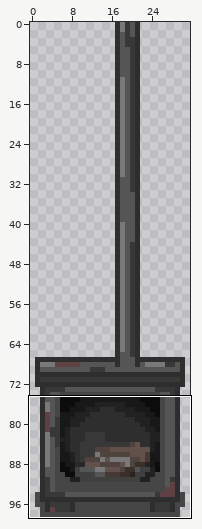
Pixel-art file -- Assets/Graphics/WorldObjects/WoodStove.aseprite. Above: a wide view before the commit, with the close-up outlined.
Close-up. Before the edit:
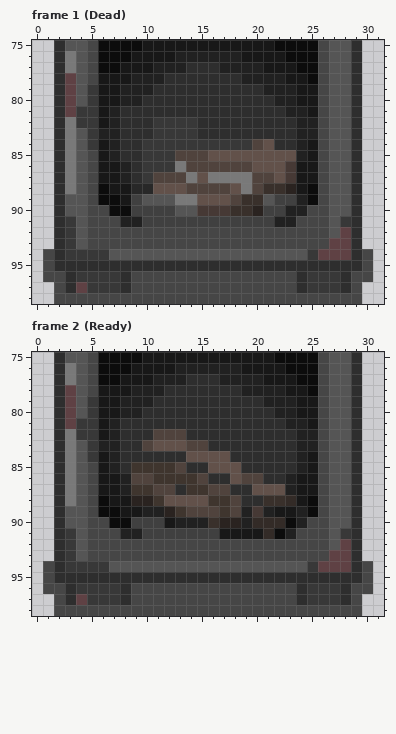
32x99 pixels, 7 frames. Colours within 5 levels of each other are drawn and written as one. Shown: frame 1 (Dead): x 0..31, y 75..98; frame 2 (Ready): x 0..31, y 75..98. The commit also changed other frames or places, which this record leaves out.
Now the later version:
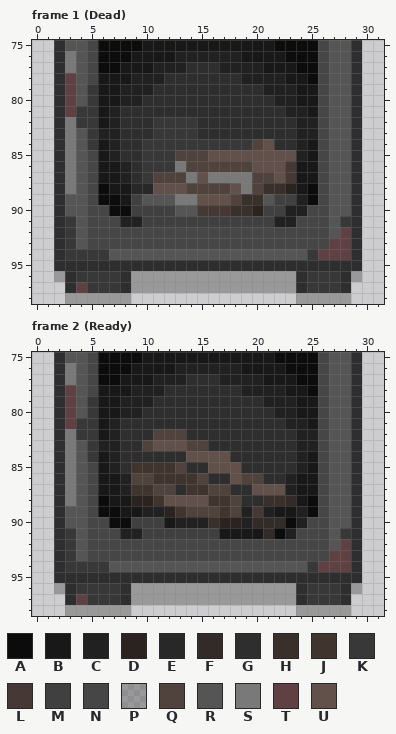
Palette (. is transparent): A #0c0c0c  B #181818  C #212121  D #2a2320  E #282828  F #332b27  G #2e2e2e  H #39302b  J #3f352e  K #383838  L #463935  M #404040  N #464646  P #46464663  Q #50433d  R #555555  S #797979  T #5f4144  U #62514a
Edits made:
layer "Layer 4" opacity 39% added
--- frame 1 (Dead), layer "Layer 1"
@@ x 0..31 @@
 93 ..GKRNNNNNNNNNNNNNNNNNNNNNNTTG..
-94 .NGKKKKRRRRRRRRRRRRRRRRRRKTTTGN.
-95 .NGGGGGGGGGGGGGGGGGGGGGGGGGGGGN.
-96 .NNGKKKKGNNNNNNNNNNNNNNNGKKKGNN.
-97 ..NGTKKKGNNNNNNNNNNNNNNNGKKKGN..
-98 ..NNNNNNNNNNNNNNNNNNNNNNNNNNNN..
+94 ..GKKKKRRRRRRRRRRRRRRRRRRKTTTG..
+95 ..GGGGGGGGGGGGGGGGGGGGGGGGGGGG..
+96 ..PGKKKKGPPPPPPPPPPPPPPPGKKKGP..
+97 ...GTKKKGPPPPPPPPPPPPPPPGKKKG...
+98 ...PPPPPP...............PPPPP...
--- frame 2 (Ready), layer "Layer 1": the same change as frame 1 (Dead)
